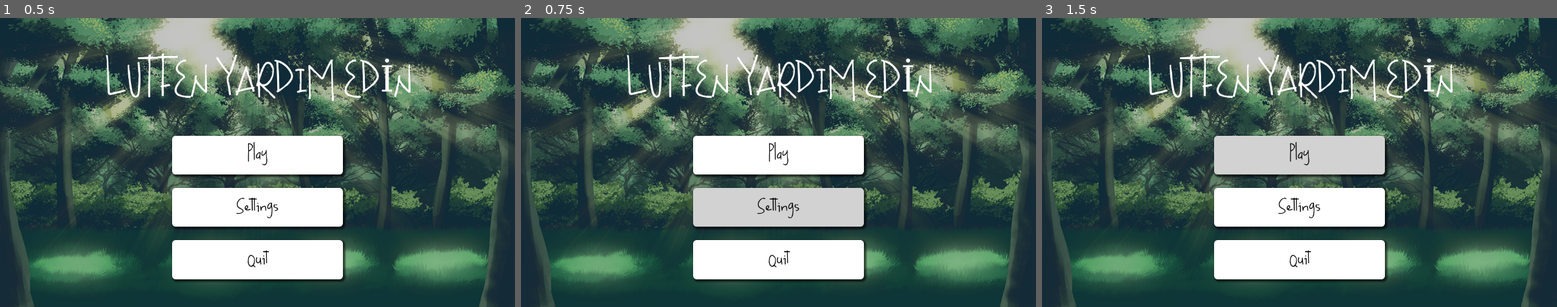
Above: before the commit, frames 1-3 (left to right).
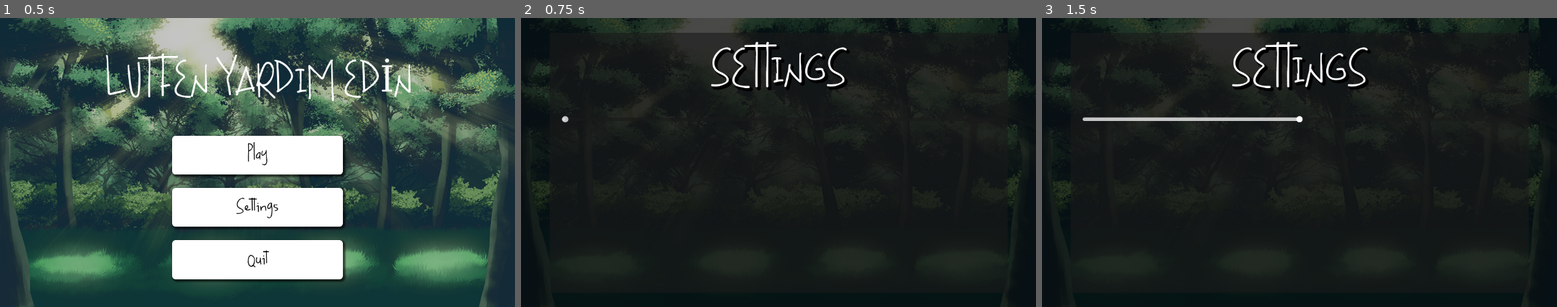
Above: after the commit, the same moments.

Repository: 0ygtgns/lutfenyard-medin
Game: Godot game, scene res://Scenes/menu.tscn
Same seed, same stepped clock (60 frames per second), same inputs: the game is played once before the commit and once after it.
Inputs (mouse positions are in pixels of both pictures, inside the frame that each line leads up to):
- Up to frame 1 (0.5 s): no input
- Up to frame 2 (0.75 s): click "Settings" at 0.5 s
- Up to frame 3 (1.5 s): click (1299, 153) at 1.25 s, where only the run before the commit has a clickable "Play"

Frame 1 is identical in both runs. In frame 2, 99% of the frame differs, in the area x 0-100%, y 0-100%; in frame 3, 99%.

Commit message:
settings_is_been_developing

Diff:
--- a/Scenes/menu.tscn
+++ b/Scenes/menu.tscn
@@ -46,7 +46,7 @@
 grow_vertical = 2
 script = ExtResource("1_1rerr")
 
-[node name="Panel" type="Panel" parent="."]
+[node name="Background_panel" type="Panel" parent="."]
 layout_mode = 1
 anchors_preset = 15
 anchor_right = 1.0
@@ -121,7 +121,7 @@
 theme_override_styles/normal = SubResource("StyleBoxFlat_xhh6f")
 text = "Quit"
 
-[node name="Label" type="Label" parent="."]
+[node name="Topic" type="Label" parent="."]
 layout_mode = 0
 offset_left = 149.0
 offset_top = 88.0
--- a/Scenes/settings.tscn
+++ b/Scenes/settings.tscn
@@ -1,4 +1,12 @@
-[gd_scene load_steps=0 format=3 uid="uid://b2jvkrhddslu1"]
+[gd_scene load_steps=5 format=3 uid="uid://b2jvkrhddslu1"]
+
+[ext_resource type="Script" uid="uid://cwwo8ah235hs2" path="res://Scripts/settings.gd" id="1_lhmql"]
+[ext_resource type="Texture2D" uid="uid://c2kyk8lmqwle0" path="res://Assests/sprites/summer.png" id="2_aaqfp"]
+[ext_resource type="FontFile" uid="uid://blp7rok3bglsw" path="res://Assests/fonts/NothingTodayDemoRegular.ttf" id="3_j2dne"]
+
+[sub_resource type="StyleBoxTexture" id="StyleBoxTexture_6kysc"]
+texture = ExtResource("2_aaqfp")
+modulate_color = Color(0.28485, 0.28485, 0.28485, 1)
 
 [node name="settings" type="Control"]
 layout_mode = 3
@@ -7,3 +15,62 @@
 anchor_bottom = 1.0
 grow_horizontal = 2
 grow_vertical = 2
+script = ExtResource("1_lhmql")
+
+[node name="Backgorund_panel" type="Panel" parent="."]
+layout_mode = 1
+anchors_preset = 15
+anchor_right = 1.0
+anchor_bottom = 1.0
+grow_horizontal = 2
+grow_vertical = 2
+theme_override_styles/panel = SubResource("StyleBoxTexture_6kysc")
+
+[node name="Panel" type="Panel" parent="."]
+layout_mode = 1
+anchors_preset = 8
+anchor_left = 0.5
+anchor_top = 0.5
+anchor_right = 0.5
+anchor_bottom = 0.5
+offset_left = -512.5
+offset_top = -291.5
+offset_right = 512.5
+offset_bottom = 291.5
+grow_horizontal = 2
+grow_vertical = 2
+
+[node name="topic" type="Label" parent="."]
+layout_mode = 1
+anchors_preset = 5
+anchor_left = 0.5
+anchor_right = 0.5
+offset_left = -216.5
+offset_top = 61.0
+offset_right = 216.5
+offset_bottom = 290.0
+grow_horizontal = 2
+theme_override_colors/font_shadow_color = Color(0, 0, 0, 1)
+theme_override_constants/shadow_offset_x = 5
+theme_override_constants/shadow_offset_y = 5
+theme_override_constants/shadow_outline_size = 8
+theme_override_fonts/font = ExtResource("3_j2dne")
+theme_override_font_sizes/font_size = 85
+text = "SETTINGS
+"
+horizontal_alignment = 1
+vertical_alignment = 1
+
+[node name="HSlider" type="HSlider" parent="."]
+layout_mode = 1
+anchors_preset = 8
+anchor_left = 0.5
+anchor_top = 0.5
+anchor_right = 0.5
+anchor_bottom = 0.5
+offset_left = -485.5
+offset_top = -185.0
+offset_right = 485.5
+offset_bottom = -9.0
+grow_horizontal = 2
+grow_vertical = 2
--- a/Scripts/menu.gd
+++ b/Scripts/menu.gd
@@ -1,12 +1,12 @@
 extends Control
 
 func _on_play_pressed() -> void:
-	pass # Replace with function body.
+	get_tree().change_scene_to_file("res://Scenes/game.tscn")
 
 
 func _on_settings_pressed() -> void:
-	pass # Replace with function body.
+	get_tree().change_scene_to_file("res://Scenes/settings.tscn")
 
 
 func _on_quit_pressed() -> void:
-	pass # Replace with function body.
+	get_tree().quit()
--- /dev/null
+++ b/Scripts/settings.gd
@@ -0,0 +1,11 @@
+extends Control
+
+
+# Called when the node enters the scene tree for the first time.
+func _ready() -> void:
+	pass # Replace with function body.
+
+
+# Called every frame. 'delta' is the elapsed time since the previous frame.
+func _process(delta: float) -> void:
+	pass
Not shown: 1 places in Scenes/sword.tscn that only renumber resources
Not shown, added: Scripts/settings.gd.uid
